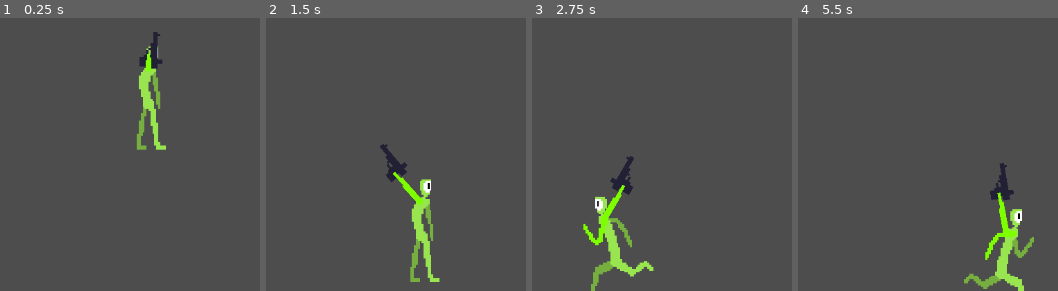
Above: before the commit, frames 1-4 (left to right).
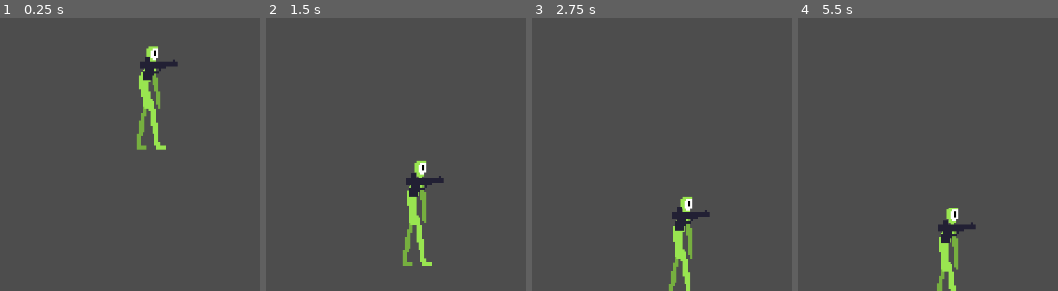
Above: after the commit, the same moments.

Repository: xelaxefensor/Maturitni-prace-Vyvoj-v-hernim-enginu
Game: Godot game, scene res://assets/player/player.tscn
The game is run twice, just before and just after one commit, with the same random seed, the same clock (stepped at 60 frames per second) and the same inputs. This scene is started directly instead of the project's main scene. The engine's default icon, where the game draws it, is replaced by a stand-in: a white triangle on a blue panel in a dark square.
Inputs (mouse positions are in pixels of both pictures, inside the frame that each line leads up to):
- Up to frame 1 (0.25 s): no input
- Up to frame 2 (1.5 s): move the mouse to (outside the picture) at 0.52 s; hold Right (player_right) 0.53-1.25 s; hold Right mouse button (camera_focus) 0.53-1.25 s; click (outside the picture) at 0.67 s; tap W (player_jump) at 0.77 s; drag from (outside the picture) to (375, 157) at 1.27 s
- Up to frame 3 (2.75 s): move the mouse to (outside the picture) at 2.02 s; hold Left (player_left) from 2.03 s (still down); hold Shift (player_run) from 2.03 s (still down)
- Up to frame 4 (5.5 s): release Left (player_left) at 2.75 s; release Shift (player_run) at 2.75 s; drag from (907, 157) to (outside the picture) at 2.77 s; move the mouse to (outside the picture) at 3.52 s; hold Right (player_right) 3.53-4.25 s; hold Right mouse button (camera_focus) 3.53-4.25 s; tap W (player_jump) at 3.77 s; tap R (reload) at 4.15 s; drag from (outside the picture) to (outside the picture) at 4.27 s; move the mouse to (985, 67) at 5.02 s; hold Right (player_right) from 5.03 s (still down); hold Shift (player_run) from 5.03 s (still down); click (985, 67) at 5.17 s

The runs differ from the first frame. In frame 1, 0.8% of the frame differs, in the area x 53-69%, y 5-24%; in frame 2, 3.6%; in frame 3, 5.0%, in the area x 19-69%, y 50-100%; in frame 4, 4.7%.
Error in both runs: Invalid access to property or key 'connect_client' on a base object of type 'null instance'. (res://scripts/multiplayer_manager.gd:32)

Commit message:
team score, game win states

Diff:
--- a/slizaci/assets/health/health.gd
+++ b/slizaci/assets/health/health.gd
@@ -25,4 +25,4 @@
 	if health <= 0:
 		health_zero.emit()
 
-		$/root/Main/Game.player_died.rpc_id(1, get_parent().player_id)
+		$/root/Main/Game.player_died.rpc_id(1 , get_parent().player_id)
--- a/slizaci/assets/player/player_input.gd
+++ b/slizaci/assets/player/player_input.gd
@@ -44,7 +44,7 @@
 
 # Called every frame. 'delta' is the elapsed time since the previous frame.
 func _process(_delta):
-	if can_process:
+	if can_process and not $/root/Main/Game.server_game_phase == "round_start":
 		direction = Input.get_vector("player_left", "player_right", "player_up", "player_down")
 
 		if Input.is_action_just_pressed("player_jump"):
--- a/slizaci/scripts/game.gd
+++ b/slizaci/scripts/game.gd
@@ -27,10 +27,10 @@
 #flag			- Capture the flag
 #				- 2 or more teams
 
-const DEFAULT_WARMUP_TIME = 100.0
-const DEFAULT_ROUND_START_TIME = 10.0
+const DEFAULT_WARMUP_TIME = 5.0
+const DEFAULT_ROUND_START_TIME = 2.0
 const DEFAULT_ROUND_PLAY_TIME = 300.0
-const DEFAULT_ROUND_END_TIME = 5.0
+const DEFAULT_ROUND_END_TIME = 2.0
 const DEFAULT_GAME_END_TIME = 10.0
 
 
@@ -39,7 +39,7 @@
 signal team_select(visibility)
 
 
-var number_of_rounds = 6
+var number_of_rounds = 6 #double the rounds to win
 var current_round_number = 0
 
 @export var can_players_spawn = false
@@ -257,6 +257,8 @@
 	server_game_phase = "warmup"
 	can_players_spawn = true
 
+	reset_score()
+
 	if time == 0:
 		%PhaseTimer.wait_time = DEFAULT_WARMUP_TIME
 	else:
@@ -269,6 +271,7 @@
 	server_game_phase = "round_start"
 	can_players_spawn = true
 
+	reset_round_score()
 	despawn_all_players()
 
 	if time == 0:
@@ -282,6 +285,8 @@
 func server_set_round_play(time):
 	server_game_phase = "round_play"
 	can_players_spawn = true
+
+	reset_round_score()
 
 	if time == 0:
 		%PhaseTimer.wait_time = DEFAULT_ROUND_PLAY_TIME
@@ -341,7 +346,7 @@
 		team_select.emit("switch")
 
 
-@rpc("any_peer", "call_local", "reliable")
+@rpc("authority", "call_local", "reliable")
 func player_died(id):
 	despawn_player.rpc_id(1, id)
 
@@ -351,15 +356,29 @@
 
 
 func check_round_to_win_team_score(team_id):
-	if teams[team_id]["round_score"] >= score_to_win_round:
-		teams[team_id]["game_score"] += 1
-		teams[team_id]["round_score"] = 0
-
-		server_set_round_end(DEFAULT_ROUND_END_TIME)
-
-		check_round_to_win_team_game(team_id)
+	if server_game_phase == "round_play":
+		if teams[team_id]["round_score"] >= score_to_win_round:
+			teams[team_id]["game_score"] += 1
+			teams[team_id]["round_score"] = 0
+
+			check_round_to_win_team_game(team_id)
+
+			if not teams[team_id]["game_score"] >= score_to_win_game:
+				server_set_round_end(DEFAULT_ROUND_END_TIME)
 
 
 func check_round_to_win_team_game(team_id):
-	if teams[team_id]["game_score"] >= score_to_win_game:
-		server_set_game_end(DEFAULT_GAME_END_TIME)
+	if server_game_phase == "round_play":
+		if teams[team_id]["game_score"] >= score_to_win_game:
+			server_set_game_end(DEFAULT_GAME_END_TIME)
+
+
+func reset_score():
+	for c in teams:
+		teams[c]["round_score"] = 0
+		teams[c]["game_score"] = 0
+
+
+func reset_round_score():
+	for c in teams:
+		teams[c]["round_score"] = 0
